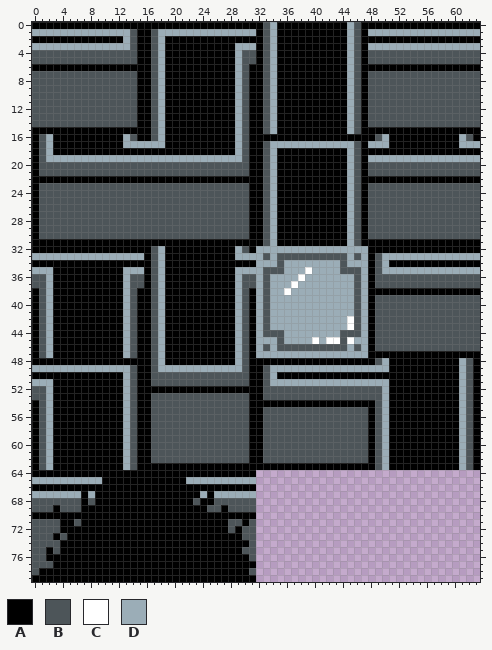
Sprite sheet: LabEscape/Assets/Spritesheets/tileset.png. The first picture shows the starting point.
The file is 64x80 pixels.
Palette (. is transparent): A #000000  B #4d5559  C #ffffff  D #9badb7
Pixels before (only the part around the change), first column x 25:
57 BBBBBBAABBBBBBBBBBBBBBBABDAAAAAAAAAADBA
58 BBBBBBAABBBBBBBBBBBBBBBABDAAAAAAAAAADBA
59 BBBBBBAABBBBBBBBBBBBBBBABDAAAAAAAAAADBA
60 BBBBBBAABBBBBBBBBBBBBBBABDAAAAAAAAAADBA
61 BBBBBBAABBBBBBBBBBBBBBBABDAAAAAAAAAADBA
62 BBBBBBAABBBBBBBBBBBBBBBABDAAAAAAAAAADBA
63 AAAAAAAAAAAAAAAAAAAAAAAABDAAAAAAAAAADBA
64 AAAAAAA................................
65 DDDDDDD................................
66 AAAAAAA................................
67 ADDDDDD................................
68 ABBBBBB................................
69 BBABBBB................................
70 AAAAAAA................................
71 AAABBAB................................
72 AAABABB................................
73 AAAAABB................................
74 AAAAAAB................................
75 AAAAABB................................
76 AAAAAAB................................
77 AAAAAAA................................
78 AAAAAAB................................
79 AAAAAAA................................
The result:
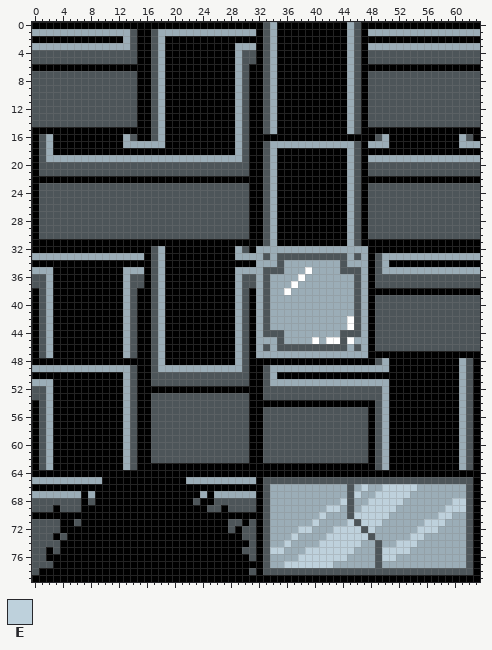
Colours new in this view: E #bed1dc
Edits made:
y 64: x 32..63 ................................ -> AAAAAAAAAAAAAAAAAAAAAAAAAAAAAAAA
y 65: x 32..63 ................................ -> ABBBBBBBBBBBBBBBBBBBBBBBBBBBBBBA
y 66: x 32..63 ................................ -> ABDDDDDDDDDDDBDEDDEEEEEDDDDDDDBA
y 67: x 32..63 ................................ -> ABDDDDDDDDDDDBEDDEEEEEDDDDDDDDBA
y 68: x 32..63 ................................ -> ABDDDDDDDDDDEBDDEEEEEDDDDDDDEEBA
y 69: x 32..63 ................................ -> ABDDDDDDDDEEDBDEEEEEDDDDDDDEEEBA
y 70: x 32..63 ................................ -> ABDDDDDDDEDDDBEEEEEDDDDDDDEEDDBA
y 71: x 32..63 ................................ -> ABDDDDDDEDDDDEBEEEDDDDDDEEEDDDBA
y 72: x 32..63 ................................ -> ABDDDDEEDDDEEEEBEDDDDDDEEEDDDDBA
y 73: x 32..63 ................................ -> ABDDDEDDDDEEEEEEBDDDDDEEDDDDDDBA
y 74: x 32..63 ................................ -> ABDDEDDDDEEEEEEDDBDDEEEDDDDDDDBA
y 75: x 32..63 ................................ -> ABEEDDDEEEEEEEDDDBEEEEDDDDDDDDBA
y 76: x 32..63 ................................ -> ABDDDDEEEEEEEDDDDBEEDDDDDDDDDDBA
y 77: x 32..63 ................................ -> ABDDEEEEEEEDDDDDDBDDDDDDDDDDDDBA
y 78: x 32..63 ................................ -> ABBBBBBBBBBBBBBBBBBBBBBBBBBBBBBA
y 79: x 32..63 ................................ -> AAAAAAAAAAAAAAAAAAAAAAAAAAAAAAAA
